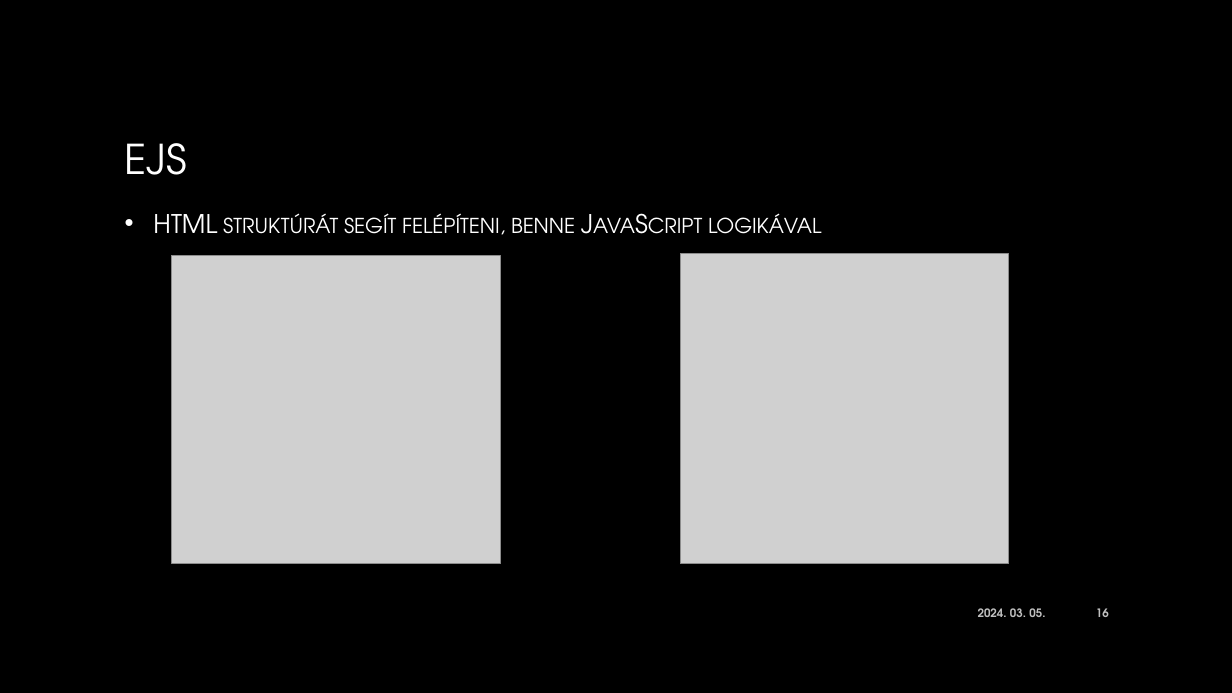
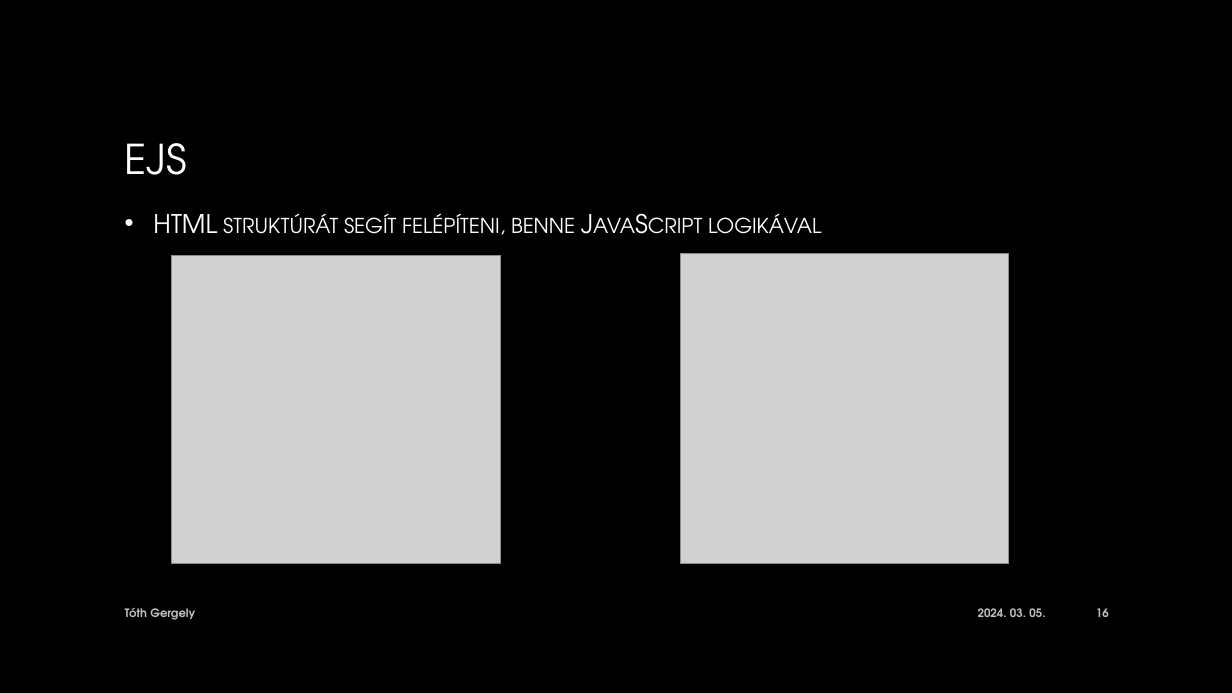
Before and after one commit to gereyl/html-portfolio, a slide deck: slide 16 of Eloadas.pptx. Drawn at 1232x693 pixels with LibreOffice and Linux fonts; fonts in the diff are those of the drawing; grey boxes stand for pictures; background and template pictures are left out. Boxes give left, top, right and bottom in pixels: in the first picture for what was removed or moved away, otherwise in the second. Text is boxed around its words. In the diff, an @@ line names an element or a change of style, - is before the commit and + after.

```diff
--- a/Eloadas.pptx
+++ b/Eloadas.pptx
@@ text added at [125, 608, 195, 620], 9 pt, text #BFBFBF, bold @@
+Tóth Gergely
```
Also in this commit, not shown: 10 other slides changed, 14 slides removed, 3 other files.
